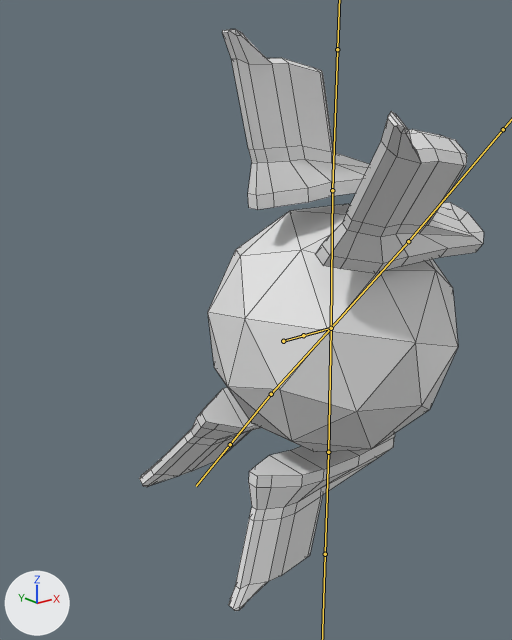
The FBX model Assets/Player/Prototype/playership.fbx as it was, and as the next commit left it.
Camera for both pictures: a 50 mm camera at (-2.28, -2.28, 1.04) aimed at (-0.41, 0.05, 0.11). Arrows for +X, +Y and +Z are at lower left; the lights stay in place. Both versions are drawn at frame 1 of the action 'PlayerShip|LeftRoll'; the numbers are the values there. The bones that bend it are drawn over the model as lines. Mesh edges are drawn as thin lines.

Objects in the first picture: 'Ship'.
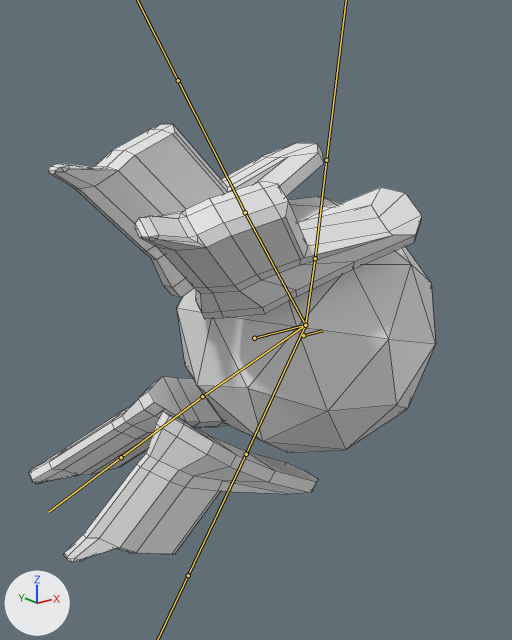
Boxes [x1, y1, x2, y2] around the edits, measured in the pictures (512 x 640 px):
'Ship', posed (18% wider, 25% shorter): before [139, 29, 484, 611]; after [29, 124, 436, 563]
bone 'body', root to tip: before (283, 341) to (331, 328); after (254, 338) to (305, 325)
bone 'Rotater1', root to tip: before (331, 328) to (271, 394); after (305, 325) to (202, 396)
bone 'Rotater2', root to tip: before (331, 328) to (328, 452); after (305, 325) to (246, 454)
bone 'Rotator3', root to tip: before (331, 328) to (408, 241); after (305, 325) to (315, 258)
bone 'Rotator4', root to tip: before (331, 328) to (332, 190); after (305, 325) to (245, 212)

What the commit changed:
Bone 'body' (bone_body) moves from (0.0, 0.0, 0.0) to (-0.049, -0.164, 0.0).
Bone 'Rotater1' (bone_rotater1) turns from (-25, 0, 0) to (-20, 10, 26) degrees about its own x, y and z.
Bone 'Rotater2' (bone_rotater2) turns from (25, 0, 0) to (22, -9, 32) degrees about its own x, y and z.
Bone 'Rotator3' (bone_rotator3) turns from (-25, 0, 0) to (-21, 11, 27) degrees about its own x, y and z.
Bone 'Rotator4' (bone_rotator4) turns from (25, 0, 0) to (22, -10, 31) degrees about its own x, y and z.
